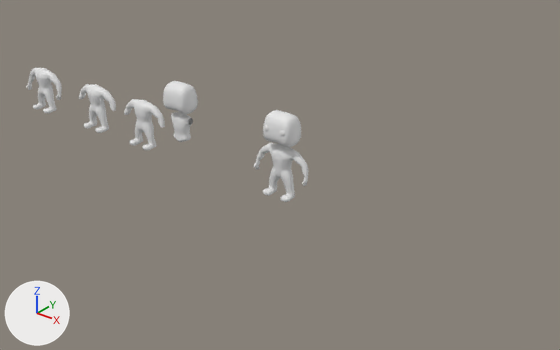
The Blender file Deadpool.blend: old version first, new version second.
Both versions are drawn from a 50 mm lens placed at (29.5, -37.1, 19.6), pointed at (-1.4, 1.5, -4.4). The lights are fixed; the arrows at lower left show +X, +Y and +Z.
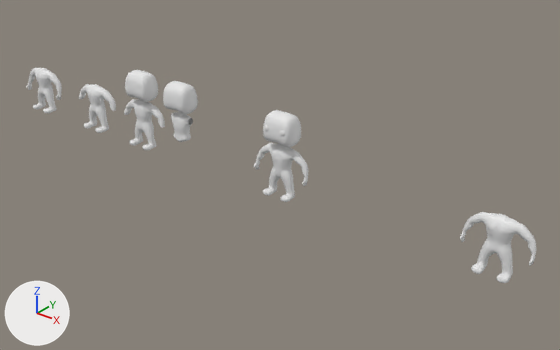
Changed parts and their boxes (x1, y1, x2, y2) in the pictures (560 x 350 px):
'Cube.008', added
    after: (460, 212, 536, 283)
'Cube.002', added
    after: (125, 70, 158, 101)

What changed in the scene script:
```text
Add me_cube_003:
    me_cube_003.from_pydata(...)  # 749 vertices, 676 faces; spans x 0.0..2.73, y -1.79..1.06, z -3.06..1.26
    me_cube_003.polygons.foreach_set('use_smooth', [True] * 676)
Add ob_cube_008:
    ob_cube_008 = bpy.data.objects.new('Cube.008', me_cube_003)
    ob_cube_008.location = (15.55, 0.0, -2.27)
    ob_cube_008.scale = (0.797, 0.5, 0.844)
    _m = ob_cube_008.modifiers.new('Mirror', 'MIRROR')
    _m.use_clip = True
Add ob_cube_002:
    ob_cube_002 = bpy.data.objects.new('Cube.002', me_cube.copy())  # the mesh of ob_cube
    ob_cube_002.location = (-13.62, 0.0, 0.0)
    ob_cube_002.scale = (1.16, 0.869, 1.2)
    _m = ob_cube_002.modifiers.new('Mirror', 'MIRROR')
    _m.use_clip = True
```
